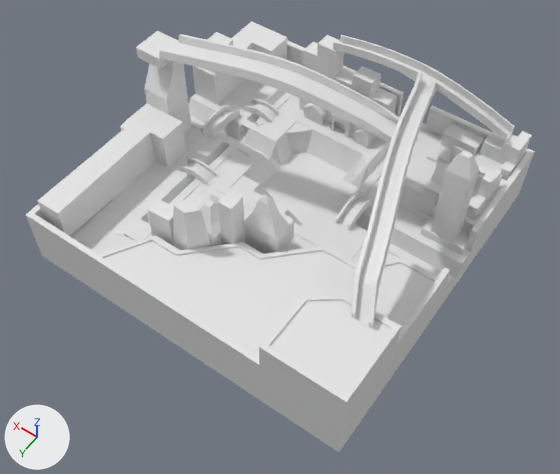
An edit to the Blender file Assets/Assets2/MODELS/NEW MAP.blend, drawn before and after from the same camera.
Both versions are drawn from a 50 mm lens placed at (-97.5, 141.4, 209.4), pointed at (-7.8, 15.8, 12.0). The lights are fixed; the arrows at lower left show +X, +Y and +Z.

Script lines for the objects in view, before the commit:
```python
ob_cube = bpy.data.objects.new('Cube', me_cube)
ob_cube.location = (0.0, 0.0, 0.0)
ob_cube_001 = bpy.data.objects.new('Cube.001', me_cube_001)
ob_cube_001.location = (0.0, 0.0, 0.0)
ob_cube_003 = bpy.data.objects.new('Cube.003', me_cube_005)
ob_cube_003.location = (0.0, 0.0, 0.0)
ob_cube_005 = bpy.data.objects.new('Cube.005', me_cube_011)
ob_cube_005.location = (0.0, 0.0, 0.0)
ob_floor1 = bpy.data.objects.new('FLOOR1', me_cube_004)
ob_floor1.location = (0.0, 0.0, 0.0)
ob_floor2 = bpy.data.objects.new('FLOOR2', me_cube_008)
ob_floor2.location = (0.0, 0.0, 0.0)
ob_floor3 = bpy.data.objects.new('FLOOR3', me_cube_009)
ob_floor3.location = (0.0, 0.0, 0.0)
ob_platform2 = bpy.data.objects.new('PLATFORM2', me_cube_003)
ob_platform2.location = (0.0, 0.0, 0.0)
ob_walls = bpy.data.objects.new('WALLS', me_cube_007)
ob_walls.location = (0.0, 0.0, 0.0)
# also in view: 'Cube.002' at (-3.9, -10.0, 32.2); 'Cube.004' at (-36.4, -54.6, 14.3); 'BRIDGES' at (10.6, -11.3, 11.0)
```
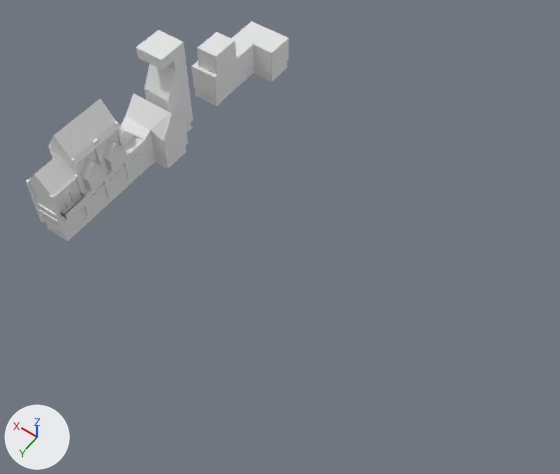
Boxes [x1, y1, x2, y2] around the edits, measured in the pictures (560 x 474 px):
'FLOOR1', hidden
    before: [33, 79, 527, 452]
'Cube.002', hidden
    before: [159, 34, 532, 329]
'Cube', reshaped
    before: [38, 21, 288, 236]
    after: [26, 21, 289, 241]
'WALLS', hidden
    before: [26, 40, 535, 435]
'FLOOR2', hidden
    before: [104, 241, 434, 357]
'Cube.005', hidden
    before: [147, 190, 294, 254]
'FLOOR3', hidden
    before: [270, 300, 391, 392]
'Cube.001', hidden
    before: [303, 35, 397, 113]
'BRIDGES', hidden
    before: [179, 98, 374, 230]
'PLATFORM2', hidden
    before: [399, 138, 507, 255]
'Cube.003', hidden
    before: [299, 98, 376, 148]
'Cube.004', hidden
    before: [440, 123, 485, 157]
part 1 of me_cube, built on
    before: [38, 62, 191, 236]
    after: [26, 30, 289, 241]

The edits, one by one:
me_cube is used by ob_cube; location (0.0, 0.0, 0.0).
me_cube had 105 vertices, 98 faces and spanned x 40.8..59.9, y -57.2..55.6, z 8.0..47.8.
me_cube now has 864 vertices, 858 faces and spans x 40.3..59.9, y -57.2..56.5, z 8.0..47.8.
me_cube part 1: 4 vertices moved from x 49.7..57.9, y -8.8..45.6, z 8.5..28.2 to x 48.9..59.9, y -9.2..55.6, z 25.2..28.2; 20 vertices removed from x 48.7..57.9, y -8.8..55.6, z 8.5..43.6; 779 vertices added at x 40.3..59.9, y -57.2..56.5, z 8.5..47.8.
Object 'FLOOR1' (ob_floor1) is now hidden.
Object 'FLOOR2' (ob_floor2) is now hidden.
Object 'FLOOR3' (ob_floor3) is now hidden.
Object 'WALLS' (ob_walls) is now hidden.
Object 'Cube.001' (ob_cube_001) is now hidden.
Object 'Cube.003' (ob_cube_003) is now hidden.
Object 'PLATFORM2' (ob_platform2) is now hidden.
Object 'Cube.002' (ob_cube_002) is now hidden.
Object 'Cube.004' (ob_cube_004) is now hidden.
Object 'Cube.005' (ob_cube_005) is now hidden.
Object 'BRIDGES' (ob_bridges) is now hidden.
